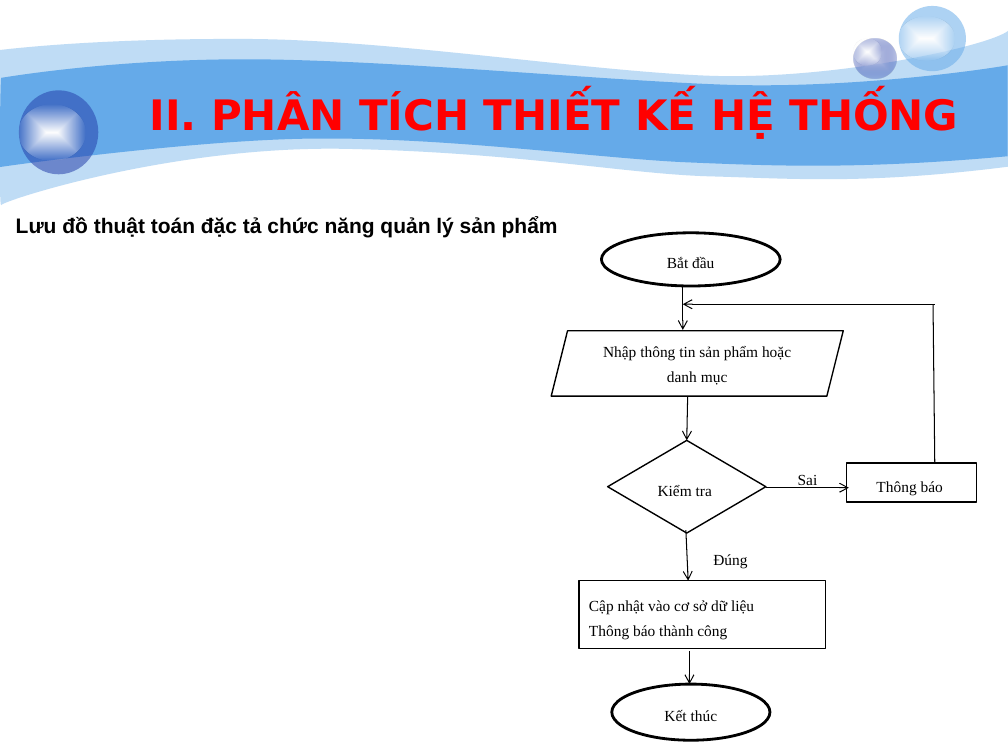
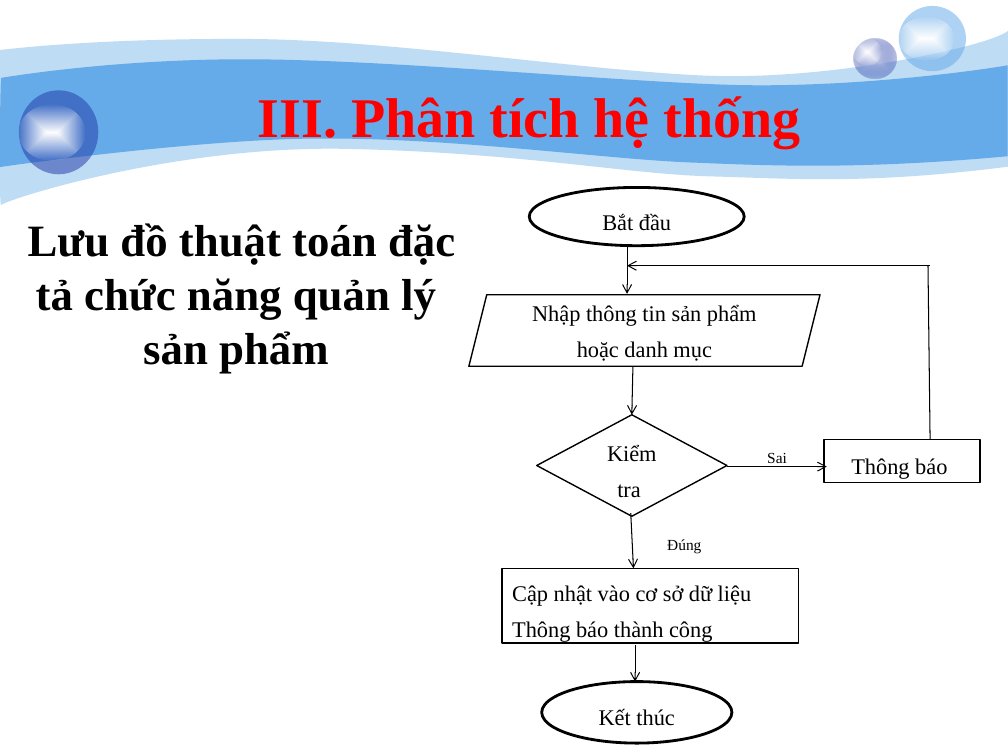
Before and after one commit to giangson0208/webtrasua, a slide deck: slide 24 of baocao/-ibn Thopi.pptx (slide 18 before the commit). Drawn at 1008x756 pixels with LibreOffice and Linux fonts; fonts in the diff are those of the drawing; background and template pictures are left out. Boxes give left, top, right and bottom in pixels: in the first picture for what was removed or moved away, otherwise in the second. Text is boxed around its words. In the diff, an @@ line names an element or a change of style, - is before the commit and + after.

```diff
--- a/baocao/-ibn Thopi.pptx
+++ b/baocao/-ibn Thopi.pptx
@@ text at (258,96,801,148): text changed; size 30 to 40 pt; font DejaVu Sans to Times New Roman @@
-II. PHÂN TÍCH THIẾT KẾ HỆ THỐNG
+III. Phân tích hệ thống
@@ text "Lưu đồ thuật toán đặc ..." at (28,223,455,374): size 15 to 32 pt, font Arial to Times New Roman; alignment left to centre; more space between paragraphs @@
@@ size 11 to 16 pt in 6 elements at (825,439,981,482), (541,681,732,743), (502,569,798,643), (536,414,727,516), (469,294,820,366), (529,187,744,246) @@
@@ ellipse "Bắt đầu": place and size @@
-ellipse "Bắt đầu" at (602,233,780,286)
+ellipse "Bắt đầu" at (529,187,744,246)
@@ arrow moved from (934, 304) - (682, 304) to (930, 266) - (627, 266) @@
@@ arrow moved from (682, 286) - (682, 330) to (627, 246) - (627, 294) @@
@@ line moved from (933, 304) - (934, 463) to (928, 266) - (930, 439) @@
@@ parallelogram "Nhập thông tin sản phẩm ...": place and size @@
-parallelogram "Nhập thông tin sản phẩm ..." at (551,331,844,396)
+parallelogram "Nhập thông tin sản phẩm ..." at (469,294,820,366)
@@ arrow moved from (687, 396) - (686, 440) to (633, 366) - (632, 414) @@
@@ diamond "Kiểm tra": place and size @@
-diamond "Kiểm tra" at (608,440,766,533)
+diamond "Kiểm tra" at (536,414,727,516)
@@ rectangle "Sai": place and size @@
-rectangle "Sai" at (772,464,844,490)
+rectangle "Sai" at (734,439,820,468)
@@ rectangle "Thông báo": place and size @@
-rectangle "Thông báo" at (847,463,977,502)
+rectangle "Thông báo" at (825,439,981,482)
@@ arrow moved from (766, 488) - (849, 488) to (727, 467) - (827, 467) @@
@@ arrow moved from (685, 530) - (688, 581) to (631, 513) - (633, 569) @@
@@ rectangle "Đúng": place and size @@
-rectangle "Đúng" at (689,542,772,571)
+rectangle "Đúng" at (635,526,735,557)
@@ rectangle "Cập nhật vào cơ sở ...": place and size @@
-rectangle "Cập nhật vào cơ sở ..." at (579,581,826,649)
+rectangle "Cập nhật vào cơ sở ..." at (502,569,798,643)
@@ arrow moved from (689, 651) - (689, 684) to (635, 645) - (635, 681) @@
@@ ellipse "Kết thúc": place and size @@
-ellipse "Kết thúc" at (612,684,770,741)
+ellipse "Kết thúc" at (541,681,732,743)
```
Also in this commit, not shown: 19 other slides changed, 10 slides added, 8 slides removed, 10 other files.
